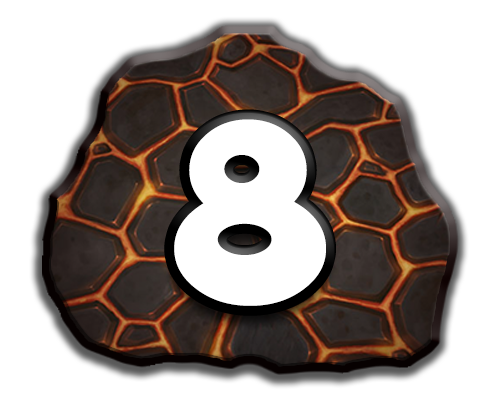
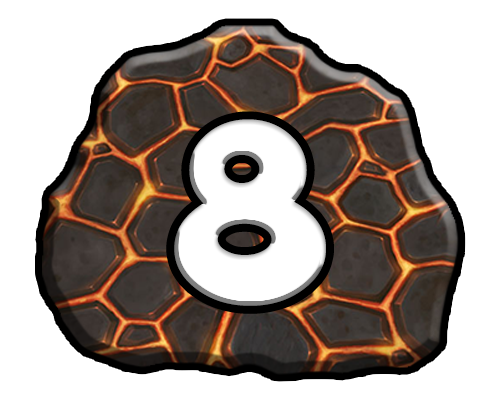
Layered file, before and after one edit (500px x 400px). Changes by layer:
pixels changed over [29, 17, 469, 389] (layer not identified)
